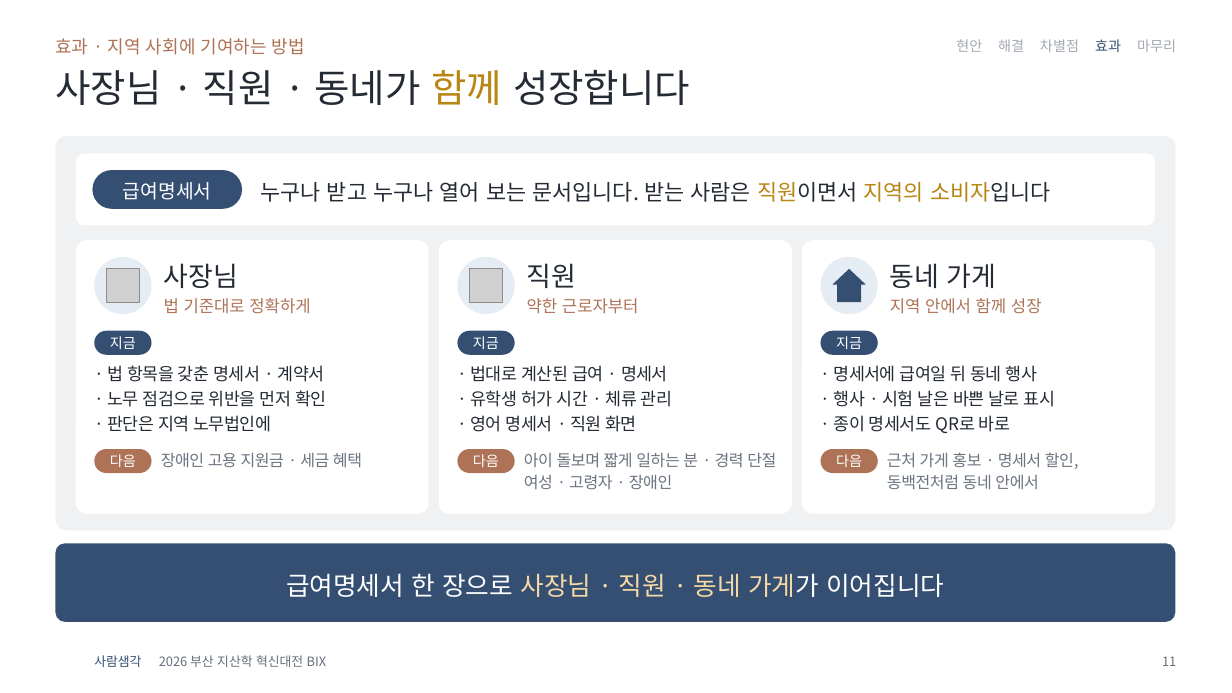
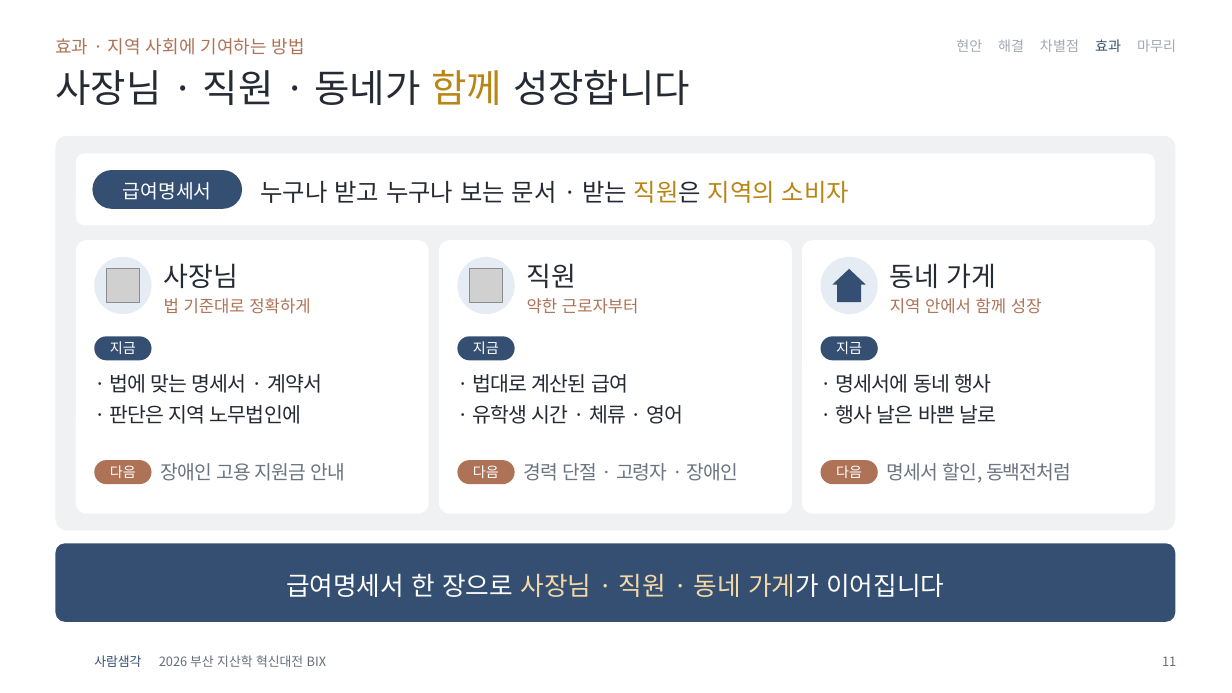
Before and after one commit to AI-Labor-Management/saram-saemgak-site, a slide deck: slide 11 of m-gropv4bqju/files/bix-ppt-feedback.pptx. Drawn at 1232x693 pixels with LibreOffice and Linux fonts; fonts in the diff are those of the drawing; grey boxes stand for pictures; background and template pictures are left out. Boxes give left, top, right and bottom in pixels: in the first picture for what was removed or moved away, otherwise in the second. Text is boxed around its words. In the diff, an @@ line names an element or a change of style, - is before the commit and + after.

Commit message:
사람샘각 b8a0f99 빌드 올리기

```diff
--- a/m-gropv4bqju/files/bix-ppt-feedback.pptx
+++ b/m-gropv4bqju/files/bix-ppt-feedback.pptx
@@ text at (x1=261, y1=181, x2=849, y2=203): text changed; size 17 to 19 pt @@
-누구나 받고 누구나 열어 보는 문서입니다. 받는 사람은 직원이면서 지역의 소비자입니다
+누구나 받고 누구나 보는 문서 · 받는 직원은 지역의 소비자
@@ 3 rounded rectangles moved together from (x1=94, y1=331, x2=878, y2=355) to (x1=94, y1=336, x2=878, y2=360) @@
@@ text "· 법에 맞는 명세서 · ..." moved from (x1=107, y1=365, x2=326, y2=432) to (x1=110, y1=374, x2=322, y2=424) @@
@@ text at (x1=110, y1=374, x2=322, y2=393): text changed; size 13.5 to 16 pt @@
-· 법 항목을 갖춘 명세서 · 계약서
-· 노무 점검으로 위반을 먼저 확인
+· 법에 맞는 명세서 · 계약서
@@ text at (x1=473, y1=374, x2=683, y2=424): text changed; size 13.5 to 16 pt @@
-· 법대로 계산된 급여 · 명세서
-· 유학생 허가 시간 · 체류 관리
-· 영어 명세서 · 직원 화면
+· 법대로 계산된 급여
+· 유학생 시간 · 체류 · 영어
@@ text at (x1=836, y1=374, x2=996, y2=424): text changed; size 13.5 to 16 pt @@
-· 명세서에 급여일 뒤 동네 행사
-· 행사 · 시험 날은 바쁜 날로 표시
-· 종이 명세서도 QR로 바로
+· 명세서에 동네 행사
+· 행사 날은 바쁜 날로
@@ text at (x1=110, y1=405, x2=301, y2=424): size 13.5 to 16 pt, letter spacing -0.3 to -0.6 pt in "· 판단은 지역 노무법인에"; more space between paragraphs @@
@@ text at (x1=161, y1=463, x2=345, y2=481): text changed; size 12.5 to 15 pt @@
-장애인 고용 지원금 · 세금 혜택
+장애인 고용 지원금 안내
@@ vertical alignment top to middle in 3 elements at (x1=161, y1=463, x2=345, y2=481), (x1=887, y1=463, x2=1071, y2=483), (x1=524, y1=463, x2=739, y2=481) @@
@@ text at (x1=524, y1=463, x2=739, y2=481): text changed; size 12.5 to 15 pt @@
-아이 돌보며 짧게 일하는 분 · 경력 단절 여성 · 고령자 · 장애인
+경력 단절 · 고령자 · 장애인
@@ 3 rounded rectangles moved together from (x1=94, y1=449, x2=878, y2=473) to (x1=94, y1=460, x2=878, y2=484) @@
@@ text at (x1=887, y1=463, x2=1071, y2=483): text changed; size 12.5 to 15 pt @@
-근처 가게 홍보 · 명세서 할인, 동백전처럼 동네 안에서
+명세서 할인, 동백전처럼
```
Also in this commit, not shown: 1 other slide changed, 6 other files.
